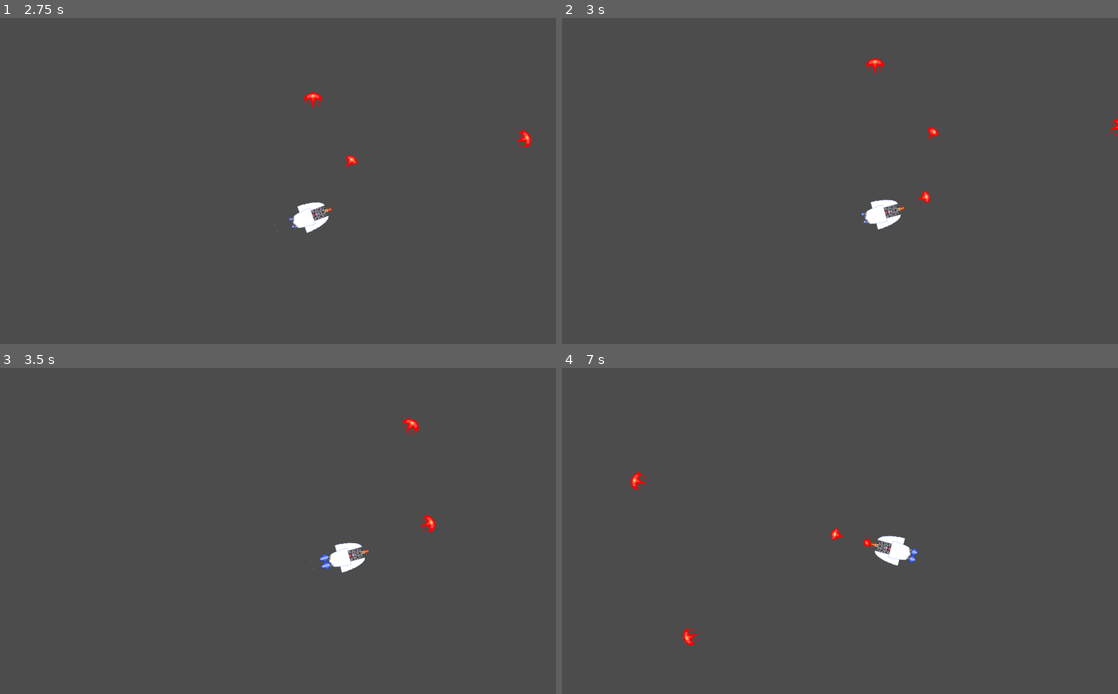
Above: before the commit, frames 1-4 (two rows, left to right).
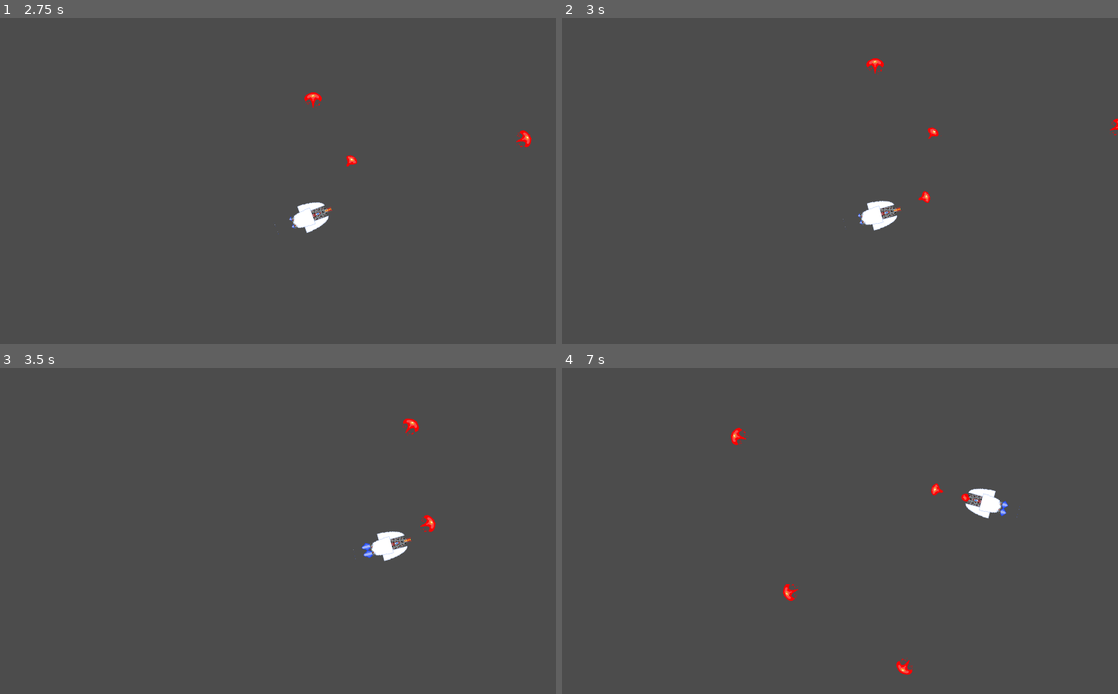
Above: after the commit, the same moments.

Repository: gfierro86/godotGame
Game: Godot game, scene res://MainScene2d.tscn
Two runs of this game, one before a commit and one after it. Both use one fixed random seed, a clock stepped at 60 frames per second and the inputs below.
Inputs:
- Up to frame 1 (2.75 s): hold Right (ui_right) 0.53-1.28 s; hold Space (fire) 0.53-1.28 s; hold Left (ui_left) 1.28-2.03 s; tap Space (fire) at 1.35 s; hold Right (ui_right) from 2.03 s (still down); hold Space (fire) from 2.03 s (still down)
- Up to frame 2 (3 s): release Right (ui_right) at 2.78 s; release Space (fire) at 2.78 s; hold Up (ui_up) from 2.78 s (still down); tap Space (fire) at 2.85 s
- Up to frame 3 (3.5 s): keep holding Up (ui_up)
- Up to frame 4 (7 s): release Up (ui_up) at 3.53 s; hold Space (fire) 3.53-4.28 s; hold Left (ui_left) 3.53-5.78 s; tap Space (fire) at 4.35, 5.85 s; hold Space (fire) 5.03-5.78 s; hold Right (ui_right) 5.78-6.53 s; hold Up (ui_up) from 6.53 s (still down); hold Space (fire) from 6.53 s (still down)

Frame 1 is identical in both runs. In frame 2, 0.3% of the frame differs, in the area x 50-62%, y 55-66%; in frame 3, 0.9%; in frame 4, 1.5%, in the area x 12-83%, y 18-95%.

Commit message:
change to ship gameplay

Diff:
--- a/Ship.gd
+++ b/Ship.gd
@@ -4,9 +4,12 @@
 export var FIREBALL_SCENE = preload("res://FireBall.tscn")
 export var FIRE_RATE = 3
 export var ROT_SPEED = 100
-export var FW_SPEED = 100
+export var FW_SPEED = 10
+export var MAX_SPEED = 50
+export var BRAKE_SPEED = 15
 var fireInterval = 1000 / FIRE_RATE
 var lastFiredTime = OS.get_ticks_msec()
+var velocity = 0
 
 func _physics_process(delta):
 	if Input.is_action_pressed("fire"):
@@ -19,7 +22,14 @@
 	if Input.is_action_pressed("ui_left"):
 		rotation_degrees -= ROT_SPEED * delta
 	if Input.is_action_pressed("ui_up"):
-		position += (FW_SPEED * delta) * Vector2(0,-1).rotated(deg2rad(rotation_degrees))
+		velocity += (FW_SPEED * delta)
+		if velocity > MAX_SPEED:
+			velocity = MAX_SPEED
+	else:
+		velocity -= (BRAKE_SPEED * delta)
+		if velocity < 0:
+			velocity = 0
+	position += velocity * Vector2(0,-1).rotated(deg2rad(rotation_degrees))
 
 func _shoot():
 	var firepoint = get_node("Firepoint")
